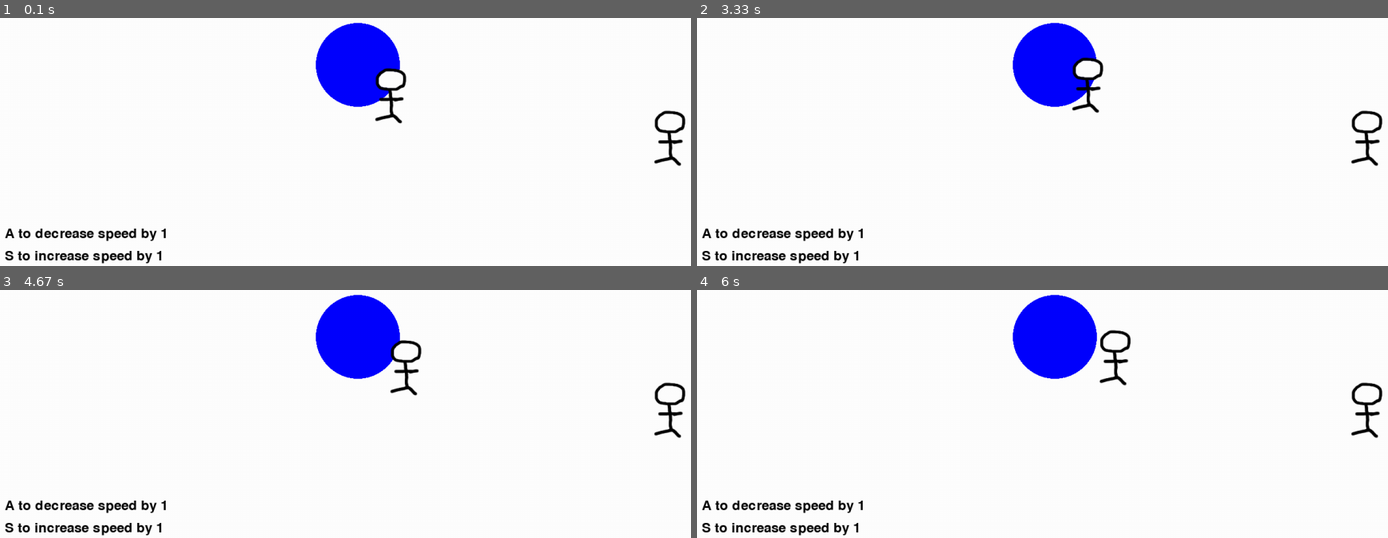
Above: before the commit, frames 1-4 (two rows, left to right).
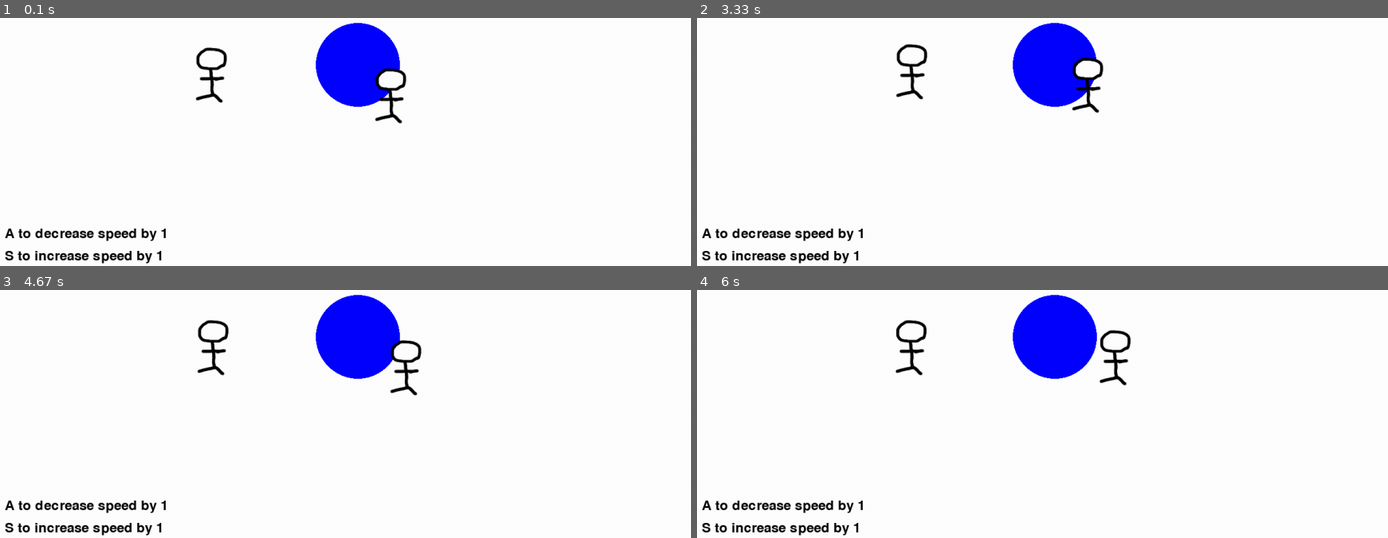
Above: after the commit, the same moments.

Repository: AFKpluspluscode/pygame-games
Game: pygame game, started from testgame/test.py
Two runs of this game, one before a commit and one after it. Both use one fixed random seed, a clock stepped at 60 frames per second and the inputs below.
Inputs:
- Up to frame 1 (0.1 s): no input
- Up to frame 2 (3.33 s): hold Right 0.33-0.8 s; hold Up 0.83-1.13 s; hold Right 1.17-1.63 s; hold Left 1.67-2.2 s; hold Down 2.23-2.53 s; hold Left 2.57-2.97 s; hold Up from 3 s (still down)
- Up to frame 3 (4.67 s): release Up at 3.37 s; hold Right 3.4-4.03 s; hold Down 4.07-4.43 s; hold Left from 4.47 s (still down)
- Up to frame 4 (6 s): release Left at 4.93 s; hold Right 4.97-5.43 s; hold Up 5.47-5.77 s; hold Right from 5.8 s (still down)

The runs differ from the first frame. In frame 1, 0.7% of the frame differs, in the area x 28-100%, y 11-60%; in frame 2, 0.7%; in frame 3, 0.7%; in frame 4, 0.7%.

Commit message:
Update test.py

Diff:
--- a/testgame/test.py
+++ b/testgame/test.py
@@ -14,12 +14,12 @@
 #LOG_INFO = "Log: "
 
 player_spawn = [SCREEN_WIDTH/2, SCREEN_HEIGHT/2]
-enemy_spawn = [random.randint(0, 1197),random.randint(0, 599)]
+enemy_spawn = [SCREEN_WIDTH/4,SCREEN_WIDTH/4]
 spawn = [SCREEN_WIDTH/2, SCREEN_HEIGHT/2]
 
 def checkcollide(x1, y1, x2, y2):
     distance = math.sqrt((math.pow(x1-y1, 2)) + (math.pow(x2-y2, 2)))
-    if distance < 76:
+    if distance < 60:
         return True
     else:
         return False
@@ -33,6 +33,7 @@
             self.surf = pygame.image.load("sprites/player.png")
             self.rect = self.surf.get_rect()
     def update(self, pressed_keys):
+
         if pressed_keys[K_UP]:
             player_spawn[1] -= speed
         if pressed_keys[K_DOWN]:
@@ -54,16 +55,29 @@
 #Enemy class
 class Enemy(pygame.sprite.Sprite):
     def __init__(self):
-            super(Enemy, self).__init__()
-            self.surf = pygame.image.load("sprites/player.png")
-            self.rect = self.surf.get_rect(
-                center = enemy_spawn
-            )
-            self.speed = random.randint(5, 20)
-    def update(self):
-        self.rect.move_ip(-self.speed, 0)
-        if self.rect.right < 0:
-            self.kill()
+        super(Enemy, self).__init__()
+        self.surf = pygame.image.load("sprites/player.png")
+        self.rect = self.surf.get_rect()
+    def ai(self):
+        if random.randint(0, 1500) <= random.randint(0, 100):
+            enemy_spawn[0] += random.randint(1, 3)
+        if random.randint(0, 1500) <= random.randint(0, 100):
+            enemy_spawn[0] -= random.randint(1, 3)
+        if random.randint(0, 1500) <= random.randint(0, 100):
+            enemy_spawn[1] += random.randint(1, 3)
+        if random.randint(0, 1500) <= random.randint(0, 100):
+            enemy_spawn[1] -= random.randint(1, 3)
+
+        if enemy_spawn[0] < -36:
+            enemy_spawn[0] = -36
+        if enemy_spawn[0] > 1198:
+            enemy_spawn[0] = 1198
+        if enemy_spawn[1] <= -9:
+            enemy_spawn[1] = -9
+        if enemy_spawn[1] >= 616:
+            enemy_spawn[1] = 616
+
+
 
 #Start windows
 pygame.init()
@@ -125,6 +139,7 @@
     screen.blit(text_a, (10, 650))
     pressed_keys = pygame.key.get_pressed()
     player.update(pressed_keys)
+    enemy.ai()
     #screen.blit(text_x, spawn)
     #screen.blit(text_y, (640, 300))
     #screen.blit(text_x2, (123, 321))
